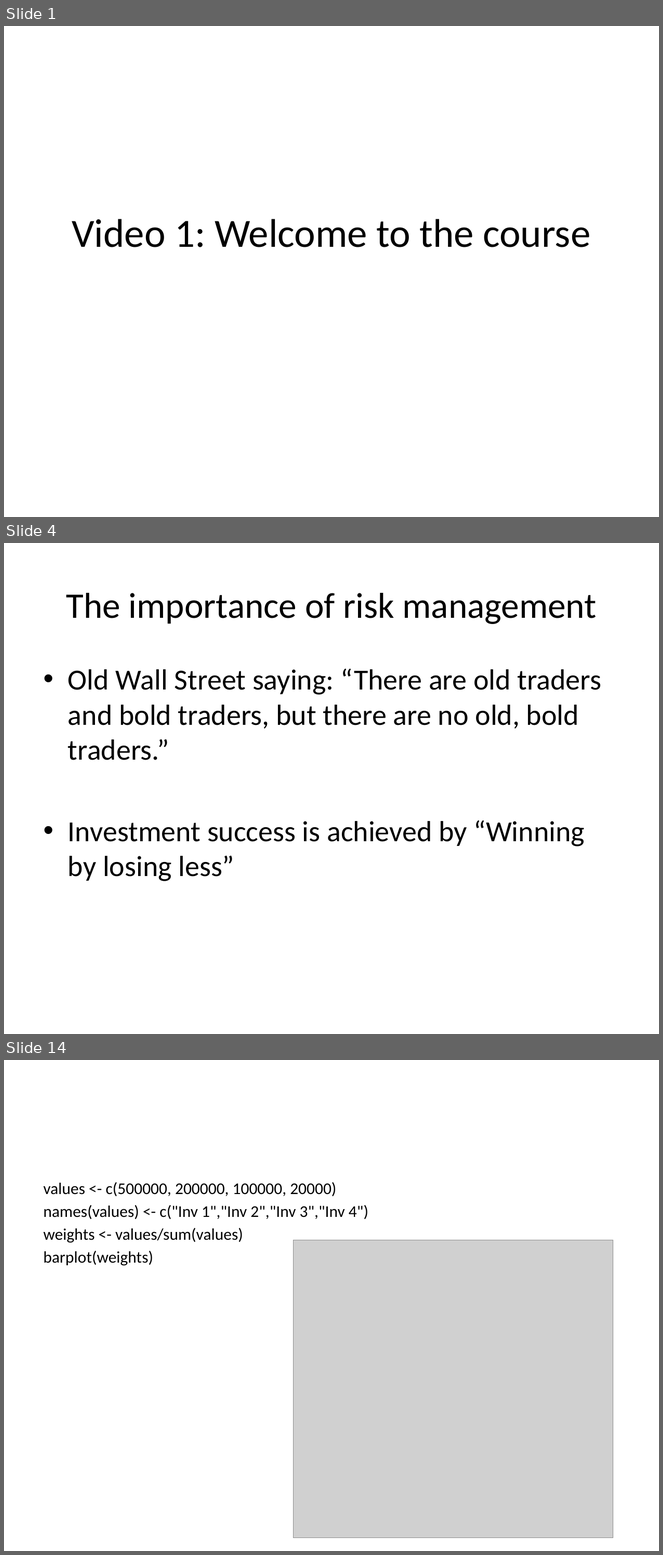
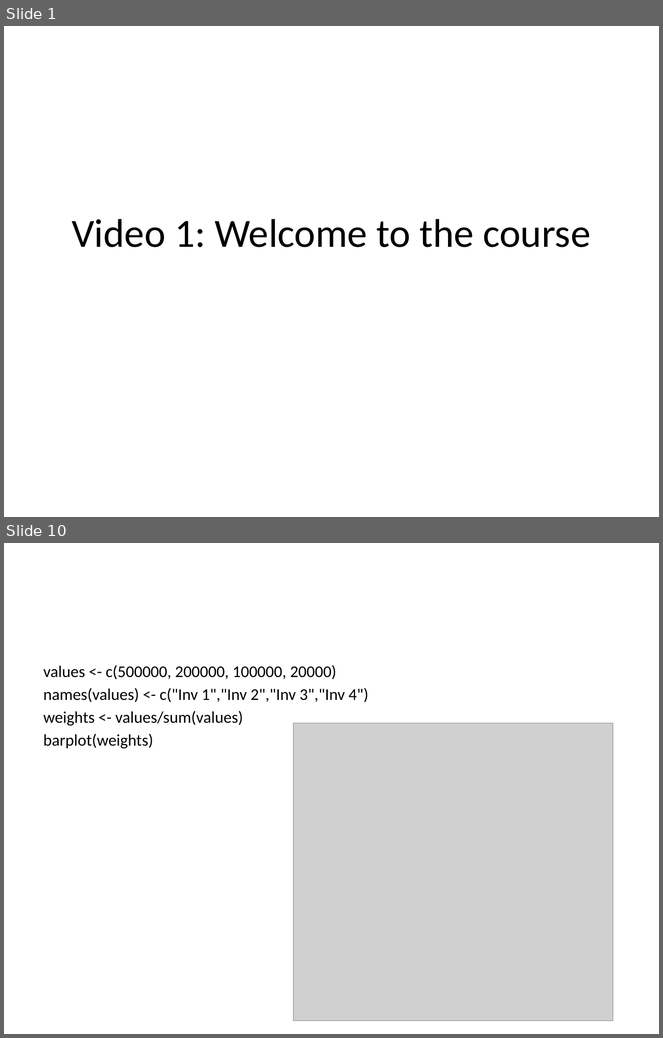
Before and after one commit to saciestudio/courses-intro-portfolio-analysis, a slide deck: scripts/Chapter1.pptx. Shown one above the other, each under a label of ours: slides 1, 4 and 14 before the commit, slides 1 and 10 after it; the slides between them are not shown. The pictures are 663x1555 and 663x1038 pixels, drawn with LibreOffice and Linux fonts; fonts in the diff are those of the drawing; grey boxes stand for pictures. Boxes give left, top, right and bottom in pixels: in the first picture for what was removed or moved away, otherwise in the second. Text is boxed around its words. In the diff, an @@ line names an element or a change of style, - is before the commit and + after.

```diff
--- a/scripts/Chapter1.pptx
+++ b/scripts/Chapter1.pptx
@@ slide 4 removed at [4, 543, 659, 1034], background #FFFFFF @@
@@ title removed at [66, 593, 597, 624] @@
-The importance of risk management
@@ text removed at [68, 668, 602, 882] @@
-• Old Wall Street saying: “There are old traders and bold traders, but there are no old, bold traders.”
-• Investment success is achieved by “Winning by losing less”
@@ what was slide 14 is now slide 10 @@
```
Also in this commit, not shown: 7 slides changed, 12 slides added, 16 other slides removed, 1 other file.
